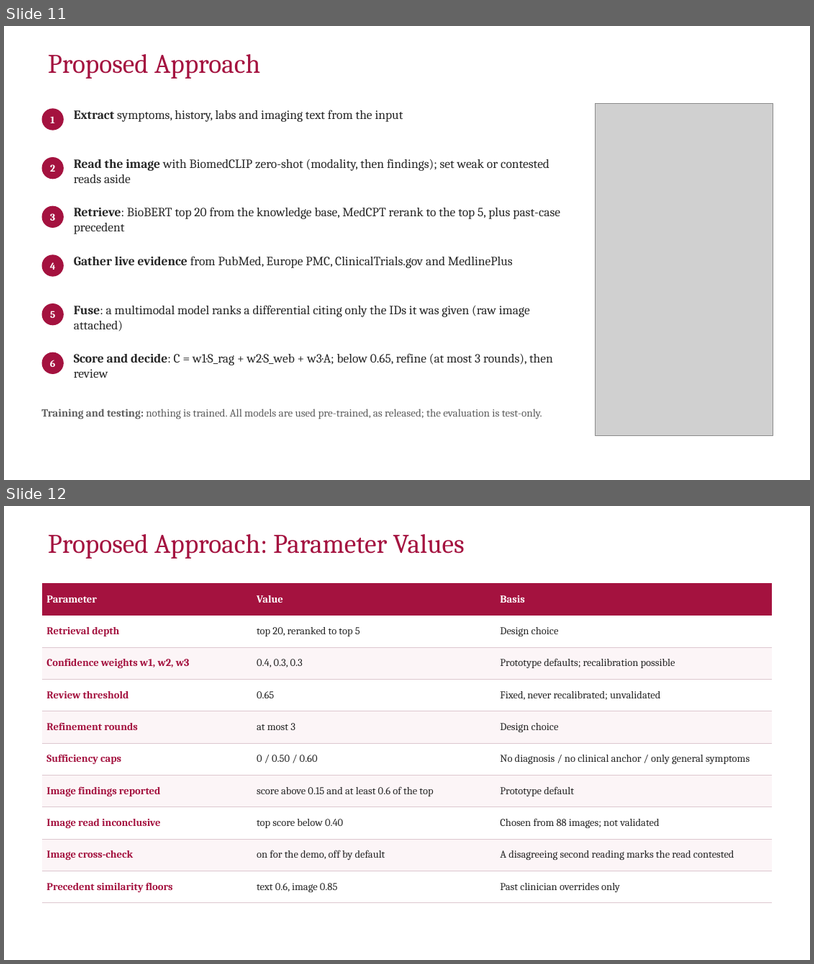
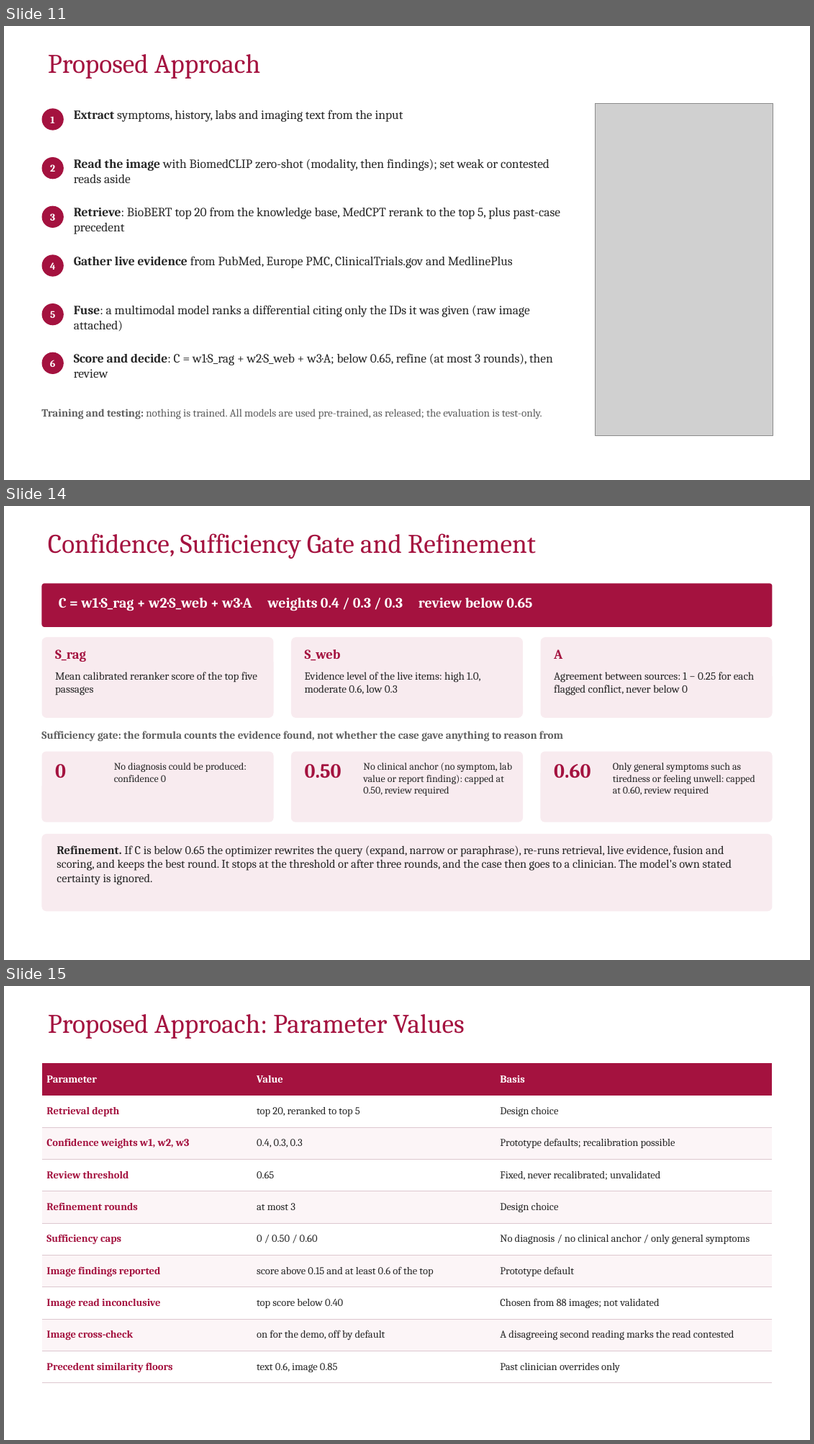
Before and after one commit to hari18305/medorcha, a slide deck: report/MedOrchestrate_Final_Review.pptx. Shown one above the other, each under a label of ours: slides 11 and 12 before the commit, slides 11, 14 and 15 after it; the slides between them are not shown. The pictures are 814x964 and 814x1444 pixels, drawn with LibreOffice and Linux fonts; fonts in the diff are those of the drawing; grey boxes stand for pictures; background and template pictures are left out. Boxes give left, top, right and bottom in pixels: in the first picture for what was removed or moved away, otherwise in the second. Text is boxed around its words. In the diff, an @@ line names an element or a change of style, - is before the commit and + after.

```diff
--- a/report/MedOrchestrate_Final_Review.pptx
+++ b/report/MedOrchestrate_Final_Review.pptx
@@ slide 14 added at (4,506,810,960), background #FFFFFF @@
@@ title added at (48,533,536,559), 32 pt, text #A4123F @@
+Confidence, Sufficiency Gate and Refinement
@@ rounded rectangle added at (41,584,772,627), fill #A4123F @@
@@ text added at (59,597,532,611), 17 pt, text #FFFFFF, bold @@
+C = w1·S_rag + w2·S_web + w3·A weights 0.4 / 0.3 / 0.3 review below 0.65
@@ rounded rectangle added at (41,637,273,718), fill #F8EBEF @@
@@ text added at (55,649,86,662), 16 pt, text #A4123F, bold @@
+S_rag
@@ rounded rectangle added at (291,637,523,718), fill #F8EBEF @@
@@ text added at (305,649,341,661), 16 pt, text #A4123F, bold @@
+S_web
@@ rounded rectangle added at (541,637,773,718), fill #F8EBEF @@
@@ text added at (554,649,563,659), 16 pt, text #A4123F, bold @@
+A
@@ text added at (55,672,257,695), 13 pt, text #262626 @@
+Mean calibrated reranker score of the top five passages
@@ text added at (305,672,481,694), 13 pt, text #262626 @@
+Evidence level of the live items: high 1.0, moderate 0.6, low 0.3
@@ text added at (554,672,755,695), 13 pt, text #262626 @@
+Agreement between sources: 1 − 0.25 for each flagged conflict, never below 0
@@ text added at (41,731,563,741), 13 pt, text #5F5F5F, bold @@
+Sufficiency gate: the formula counts the evidence found, not whether the case gave anything to reason from
@@ rounded rectangle added at (41,752,273,822), fill #F8EBEF @@
@@ text added at (55,764,66,777), 24 pt, text #A4123F, bold @@
+0
@@ text added at (114,762,247,782), 12 pt, text #262626 @@
+No diagnosis could be produced: confidence 0
@@ rounded rectangle added at (291,752,523,822), fill #F8EBEF @@
@@ text added at (305,764,342,778), 24 pt, text #A4123F, bold @@
+0.50
@@ text added at (363,762,512,795), 12 pt, text #262626 @@
+No clinical anchor (no symptom, lab value or report finding): capped at 0.50, review required
@@ rounded rectangle added at (541,752,773,822), fill #F8EBEF @@
@@ text added at (554,764,591,777), 24 pt, text #A4123F, bold @@
+0.60
@@ text added at (613,762,755,795), 12 pt, text #262626 @@
+Only general symptoms such as tiredness or feeling unwell: capped at 0.60, review required
@@ rounded rectangle added at (41,834,772,911), fill #F8EBEF @@
@@ text added at (57,845,732,885), 14 pt, text #262626 @@
+Refinement. If C is below 0.65 the optimizer rewrites the query (expand, narrow or paraphrase), re-runs retrieval, live evidence, fusion and scoring, and keeps the best round. It stops at the threshold or after three rounds, and the case then goes to a clinician. The model's own stated certainty is ignored.
@@ page number added at (4,938,41,960), 16 pt, text #FFFFFF, bold @@
+14
@@ what was slide 12 is now slide 15 @@
```
Also in this commit, not shown: 4 other slides added, 1 other file.
